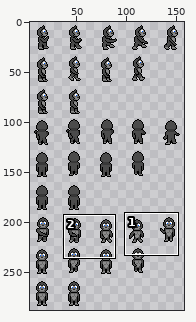
Sprite sheet: client/img/1/NFT_5dab57e506f3132065d13c379d953aae89f2b15b75e1d753584b68ebc817ee13.png. Above, an overview of the earlier version with the close-up marked.
Close-up. Earlier state:
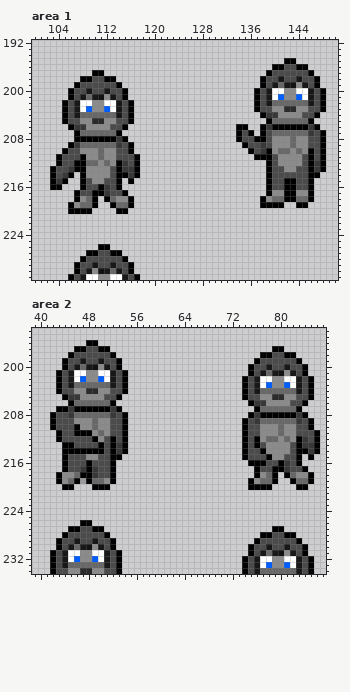
The file is 160x288 pixels. Pixels under 10% opacity are left out. Colours within 5 levels of each other are drawn and written as one. Shown: area 1: x 100..150, y 192..231; area 2: x 39..87, y 194..234. The wide view leaves out empty margins. The commit also changed other parts of the picture, which this record leaves out.
The same view after the edit:
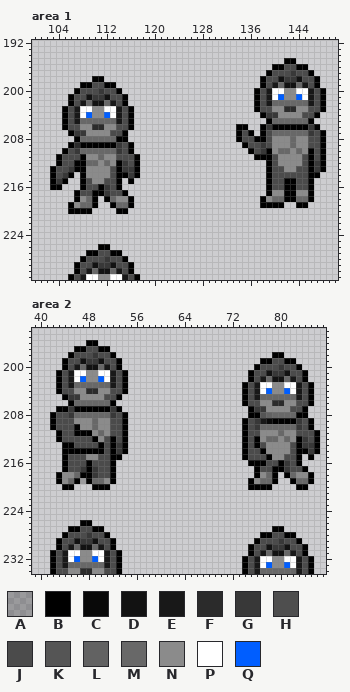
Palette (. is transparent): A #00000040  B #000000  C #080808fe  D #121212  E #181818  F #2b2b2b  G #383838  H #4b4b4bf9  J #4b4b4b  K #555555  L #626262  M #686868  N #8b8b8b  P #ffffff  Q #005eff
Change:
Changed rows in their new state; - is an unchanged pixel.
Area 1:
first column x 105:
197 -----..-------------------------------G-
198 ---..BB..---------------------------DGGD
199 --.BB--BB.---------------------------D-M
200 -.B-J-GJ-B.-----------------------------
201 ---JDGGDJ-------------------------------
202 .BJEMDDMEJB.----------------------------
203 ----P--P--------------------------------
204 ---PQNNQP-------------------------------
205 --EMMMMMME------------------------------
206 BJJN-FF-N-JB----------------------------
207 -BGGNNNNJJB-----------------------------
208 ---MMMMMMB------------------------------
209 --FBBBBBB-------------------------------
210 --GMMM-MMG------------------------------
first column x 110:
228 --G-
229 DGGD
230 M-D-
Area 2:
first column x 47:
197 --------------------------------..-----
198 --G---------------------------..BB..---
199 DGGD-------------------------.BB--BB.--
200 -D-M------------------------.B-J-GJ-B.-
201 ------------------------------JDGGDJ---
202 ---------------------------.BJEMDDMEJB.
203 -------------------------------P--P----
204 ------------------------------PQNNQP---
205 -----------------------------EMMMMMME--
206 ---------------------------BJJN-FF-N-JB
207 ----------------------------BGGNNNNJJB-
208 -----------------------------BKLMMMMB--
209 ------------------------------ECBBBB-H-
210 -----------------------------GMMM-MMG--
first column x 46:
228 --G---------------------------------
229 DGGD------------------------------G-
230 -D-M----------------------------DGGD
231 ---------------------------------D-M
